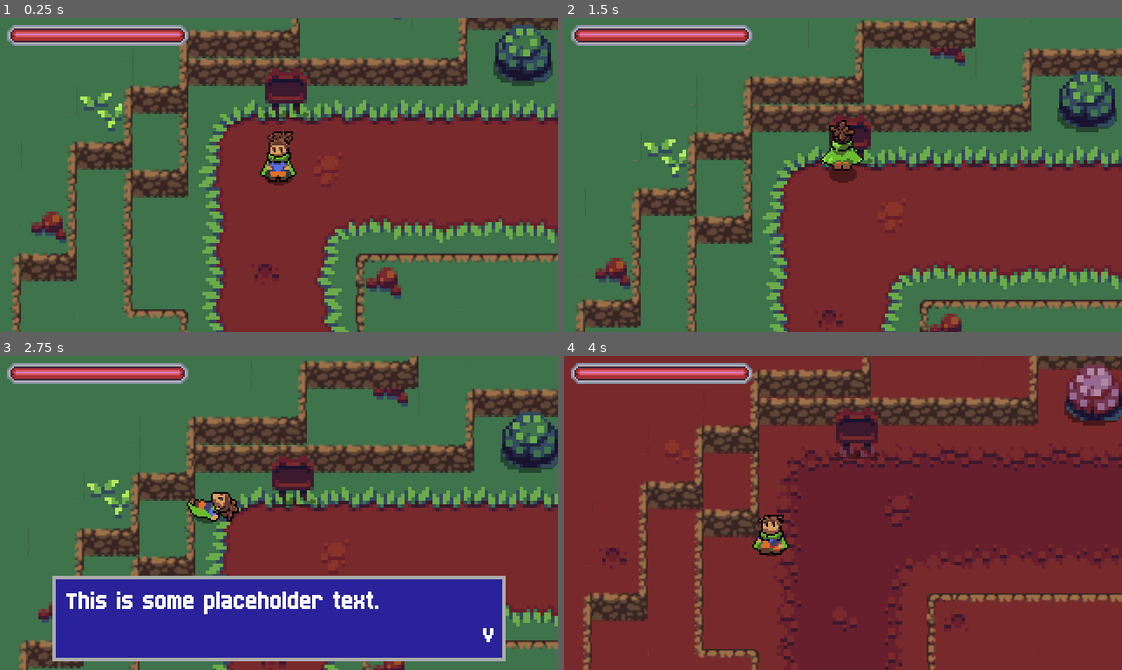
Above: before the commit, frames 1-4 (two rows, left to right).
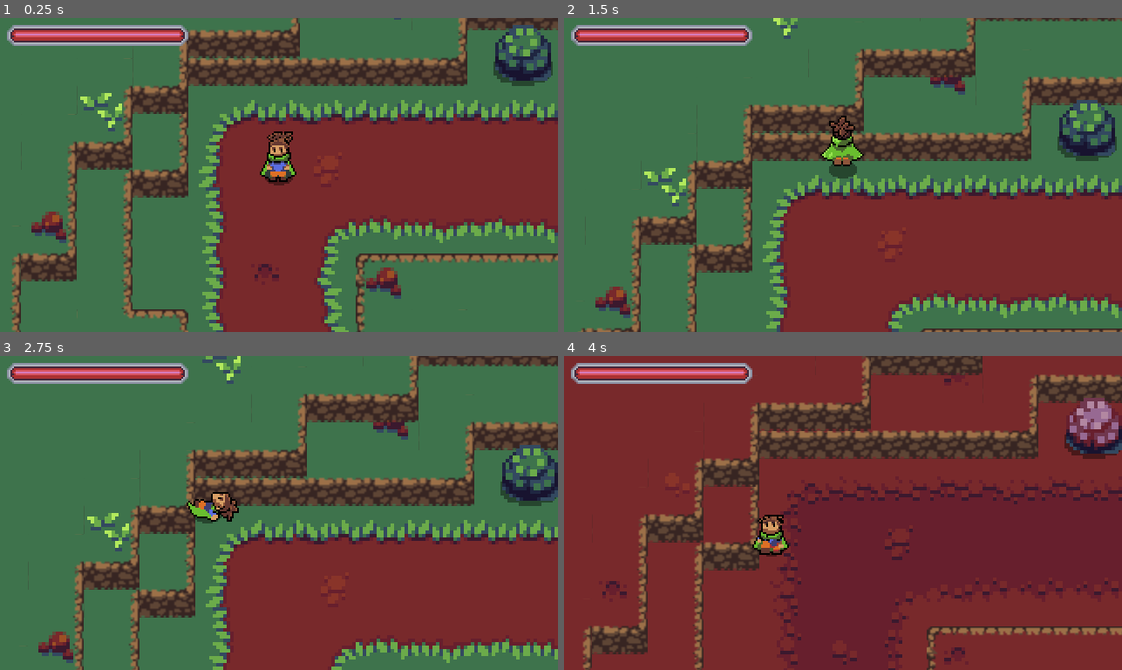
Above: after the commit, the same moments.

Repository: Thomas-Arndt/RPG.1
Game: Godot game, scene res://World/World.tscn
Two runs of this game, one before a commit and one after it. Both use one fixed random seed, a clock stepped at 60 frames per second and the inputs below.
Inputs:
- Up to frame 1 (0.25 s): no input
- Up to frame 2 (1.5 s): tap Enter at 0.5 s; hold Up (ui_up) from 0.53 s (still down); tap R (attack) at 0.6 s; tap E (roll) at 0.8, 1.35 s
- Up to frame 3 (2.75 s): tap R (attack) at 1.55, 2.1 s; release Up (ui_up) at 2.03 s; hold Left (ui_left) from 2.03 s (still down); tap E (roll) at 2.3 s
- Up to frame 4 (4 s): tap T (d_shift) at 2.85 s; tap R (attack) at 3.05 s; release Left (ui_left) at 3.53 s; hold Down (ui_down) from 3.53 s (still down); tap E (roll) at 3.6 s

The runs differ from the first frame. In frame 1, 0.9% of the frame differs, in the area x 47-56%, y 16-33%; in frame 2, 39%; in frame 3, 55%, in the area x 3-100%, y 0-100%; in frame 4, 28%.

Commit message:
Quests are now deliverable

Diff:
--- a/Player/Player.gd
+++ b/Player/Player.gd
@@ -55,11 +55,9 @@
 
 	if Input.is_action_just_pressed("attack"):
 		if detection_zone.can_interact() and roll_vector == Vector2.UP:
-			if detection_zone.target.hasText() && TextBox.complete:
-				TextBox.queue_text(detection_zone.target.text)
-			if detection_zone.target.quest_reference != null:
+			if detection_zone.target.quest_reference != null and TextBox.complete:
 				var quest_reference: Quest = detection_zone.target.quest_reference.instance()
-				QuestSystem.start(quest_reference)
+				QuestSystem.process_quest(quest_reference)
 		elif TextBox.complete:
 			state = ATTACK
 
@@ -103,10 +101,6 @@
 func move():
 	velocity = move_and_slide(velocity)
 
-func interact():
-	if detection_zone.target.hasText() && TextBox.complete:
-		TextBox.queue_text(detection_zone.target.text)
-
 func roll_animation_finished():
 	velocity = velocity * 0.8
 	state = MOVE
--- a/UI/UITextBox.gd
+++ b/UI/UITextBox.gd
@@ -1,6 +1,8 @@
 extends CanvasLayer
 
 const CHAR_READ_RATE = 0.05
+
+signal finished
 
 onready var text_box_container = $TextBoxContainer
 onready var end_symbol = $TextBoxContainer/MarginContainer/HBoxContainer/End
@@ -37,6 +39,7 @@
 				if len(text_queue) == 0:
 					complete = true
 					hide_text_box()
+					emit_signal("finished")
 
 func hide_text_box():
 	end_symbol.text = ""
@@ -58,18 +61,11 @@
 
 func change_state(next_state):
 	state = next_state
-	match state:
-		States.READY:
-			print("Now in READY state.")
-		States.READING:
-			print("Now in READING state.")
-		States.FINISHED:
-			print("Now in FINISHED state.")
 
 func queue_text(text_array):
 	complete = false
 	for text in text_array:
-		print(text)
+
 		text_queue.push_back(text)
 	display_text()
 
--- a/Utils/Overlap/InteractionZone.gd
+++ b/Utils/Overlap/InteractionZone.gd
@@ -1,27 +1,7 @@
 extends Area2D
 
-export var text = []
+#export var text = []
 export var quest_reference: PackedScene = null
 
-func hasText():
-	return len(text) > 0
-
-#export var quest_reference: PackedScene
-#var quest: Quest = null
-#var active: bool = true
-
-#func _ready() -> void:
-#	assert(quest_reference)
-#	quest = QuestSystem.find_available(quest_reference.instance())
-#	quest.connect("started", self, "On_Quest_started")
-
-#func _on_Quest_started():
-#	active = false
-
-#func interact() -> void:
-#	if not active:
-#		return
-#	var quest: Quest = quest_reference.instance()
-#	if not QuestSystem.is_available(quest):
-#		return
-#	QuestSystem.start(quest)
+#func hasText():
+#	return len(text) > 0
--- a/Utils/QuestSystem/Objectives/QuestSlayObjective.gd
+++ b/Utils/QuestSystem/Objectives/QuestSlayObjective.gd
@@ -9,8 +9,6 @@
 		enemy.connect("died", self, "_on_enemy_died")
 
 func _on_enemy_died(enemy) -> void:
-	print(enemy.masterScene.resource_path)
-	print(target_to_slay.resource_path)
 	if completed or enemy.masterScene.resource_path != target_to_slay.resource_path:
 		return
 	amount -= 1
--- a/Utils/QuestSystem/Quest.gd
+++ b/Utils/QuestSystem/Quest.gd
@@ -10,6 +10,9 @@
 
 export var title: String
 export var description: String
+export var startText: Array
+export var progressText: Array
+export var deliverText: Array
 
 export var reward_on_delivery: bool = false
 export var _reward_experience: int
@@ -44,11 +47,11 @@
 		(objective as QuestSlayObjective).connect_signals()
 
 func get_rewards() -> Dictionary:
-	return {'experience': _reward_experience, 'items': _reward_items.get_children()}
+	return {'experience': _reward_experience, 'items': null}
 
-func get_rewards_as_test() -> Array:
+func get_rewards_as_text() -> Array:
 	var text := []
 	text.append(" - Experience: %s" % str(_reward_experience))
-	for item in _reward_items.get_children():
-		text.append(" - [%s] x (%s)\n" % [item.item.name, str(item.amount)])
+	#for item in _reward_items.get_children():
+	#	text.append(" - [%s] x (%s)\n" % [item.item.name, str(item.amount)])
 	return text
--- a/Utils/QuestSystem/QuestSystem.gd
+++ b/Utils/QuestSystem/QuestSystem.gd
@@ -4,6 +4,8 @@
 onready var active_quests = $Active
 onready var completed_quests = $Completed
 onready var delivered_quests = $Delivered
+
+onready var TextBox = get_node("/root/World/UI/UITextBox")
 
 func find_available(reference: Quest) -> Quest:
 	return available_quests.find(reference)
@@ -28,5 +30,18 @@
 	completed_quests.add_child(quest)
 
 func deliver(quest: Quest):
-	quest._deliver()
-	var rewards = quest.get_rewards()
+	#quest._deliver()
+	var rewards = quest.get_rewards_as_text()
+	completed_quests.remove_child(quest)
+	delivered_quests.add_child(quest)
+	quest.deliverText.append_array(rewards)
+
+func process_quest(quest: Quest):
+	if available_quests.find(quest) != null:
+		TextBox.queue_text(quest.startText)
+		start(quest)
+	elif active_quests.find(quest) != null:
+		TextBox.queue_text(quest.progressText)
+	elif completed_quests.find(quest) != null:
+		deliver(completed_quests.find(quest))
+		TextBox.queue_text(delivered_quests.find(quest).deliverText)
--- a/Utils/QuestSystem/QuestSystem.tscn
+++ b/Utils/QuestSystem/QuestSystem.tscn
@@ -13,7 +13,10 @@
 [node name="TestQuest" parent="Available" instance=ExtResource( 3 )]
 
 [node name="Active" type="Node" parent="."]
+script = ExtResource( 2 )
 
 [node name="Completed" type="Node" parent="."]
+script = ExtResource( 2 )
 
 [node name="Delivered" type="Node" parent="."]
+script = ExtResource( 2 )
--- a/Utils/QuestSystem/Quests/TestQuest.tscn
+++ b/Utils/QuestSystem/Quests/TestQuest.tscn
@@ -7,6 +7,10 @@
 [node name="TestQuest" instance=ExtResource( 1 )]
 title = "test"
 description = "testes"
+startText = [ "        ~~ NOTICE TO TRAVELERS ~~", "Please help in the annual banishing of the Void Blobs.", "Banish three Void Blobs and return here for a reward." ]
+progressText = [ "Please return when you have banished 3 Void Blobs for your reward." ]
+deliverText = [ "Well done! Here are your rewards..." ]
+reward_on_delivery = true
 _reward_experience = 10
 
 [node name="QuestSlayObjective" parent="Objectives" index="0" instance=ExtResource( 2 )]
--- a/World/World.tscn
+++ b/World/World.tscn
@@ -1181,10 +1181,9 @@
 [node name="Signs" type="YSort" parent="YSort"]
 
 [node name="BulletinBoard" parent="YSort/Signs" instance=ExtResource( 3 )]
-position = Vector2( -936, 176 )
+position = Vector2( -448, 144 )
 
 [node name="InteractionZone" parent="YSort/Signs/BulletinBoard" index="4"]
-text = [ "This is some placeholder text." ]
 quest_reference = ExtResource( 12 )
 
 [node name="UI" parent="." instance=ExtResource( 11 )]
